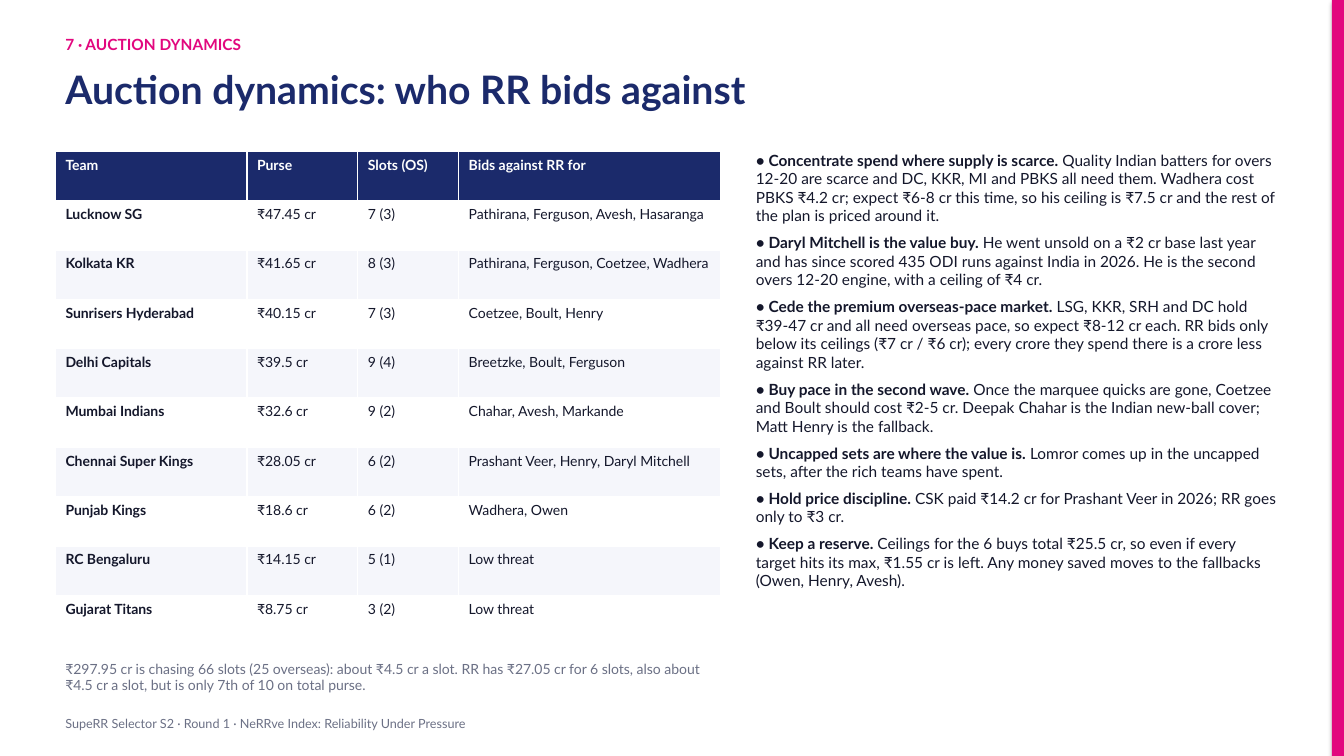
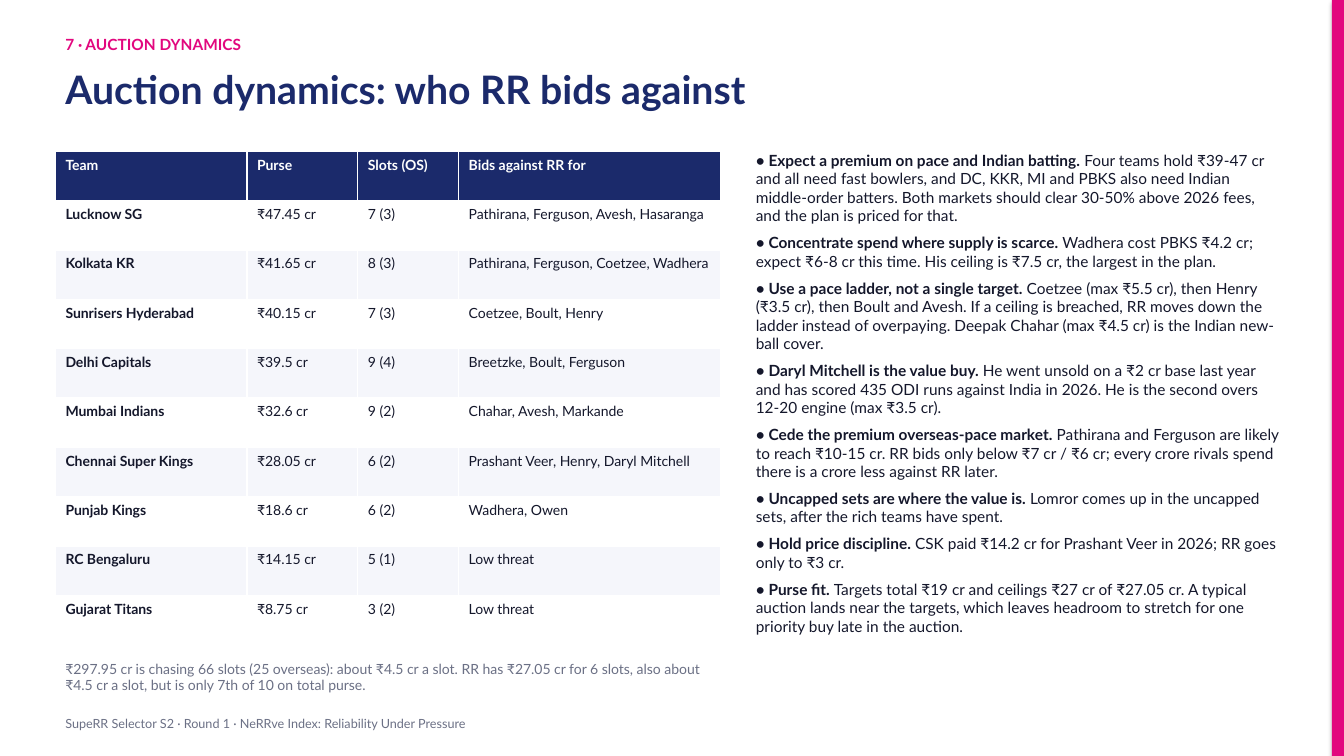
Before and after one commit to KoduruChandrasekhar/RRAuction-, a slide deck: slide 13 of submission/NeRRve_Deck.pptx. Drawn at 1344x756 pixels with LibreOffice and Linux fonts; fonts in the diff are those of the drawing. Boxes give left, top, right and bottom in pixels: in the first picture for what was removed or moved away, otherwise in the second. Text is boxed around its words. In the diff, an @@ line names an element or a change of style, - is before the commit and + after.

```diff
--- a/submission/NeRRve_Deck.pptx
+++ b/submission/NeRRve_Deck.pptx
@@ text at box(756, 154, 1279, 480): text changed @@
-• Concentrate spend where supply is scarce. Quality Indian batters for overs 12-20 are scarce and DC, KKR, MI and PBKS all need them. Wadhera cost PBKS ₹4.2 cr; expect ₹6-8 cr this time, so his ceiling is ₹7.5 cr and the rest of the plan is priced around it.
-• Daryl Mitchell is the value buy. He went unsold on a ₹2 cr base last year and has since scored 435 ODI runs against India in 2026. He is the second overs 12-20 engine, with a ceiling of ₹4 cr.
-• Cede the premium overseas-pace market. LSG, KKR, SRH and DC hold ₹39-47 cr and all need overseas pace, so expect ₹8-12 cr each. RR bids only below its ceilings (₹7 cr / ₹6 cr); every crore they spend there is a crore less against RR later.
-• Buy pace in the second wave. Once the marquee quicks are gone, Coetzee and Boult should cost ₹2-5 cr. Deepak Chahar is the Indian new-ball cover; Matt Henry is the fallback.
+• Expect a premium on pace and Indian batting. Four teams hold ₹39-47 cr and all need fast bowlers, and DC, KKR, MI and PBKS also need Indian middle-order batters. Both markets should clear 30-50% above 2026 fees, and the plan is priced for that.
+• Concentrate spend where supply is scarce. Wadhera cost PBKS ₹4.2 cr; expect ₹6-8 cr this time. His ceiling is ₹7.5 cr, the largest in the plan.
+• Use a pace ladder, not a single target. Coetzee (max ₹5.5 cr), then Henry (₹3.5 cr), then Boult and Avesh. If a ceiling is breached, RR moves down the ladder instead of overpaying. Deepak Chahar (max ₹4.5 cr) is the Indian new-ball cover.
+• Daryl Mitchell is the value buy. He went unsold on a ₹2 cr base last year and has scored 435 ODI runs against India in 2026. He is the second overs 12-20 engine (max ₹3.5 cr).
+• Cede the premium overseas-pace market. Pathirana and Ferguson are likely to reach ₹10-15 cr. RR bids only below ₹7 cr / ₹6 cr; every crore rivals spend there is a crore less against RR later.
@@ text at box(756, 583, 1247, 635): text changed @@
-• Keep a reserve. Ceilings for the 6 buys total ₹25.5 cr, so even if every target hits its max, ₹1.55 cr is left. Any money saved moves to the fallbacks (Owen, Henry, Avesh).
+• Purse fit. Targets total ₹19 cr and ceilings ₹27 cr of ₹27.05 cr. A typical auction lands near the targets, which leaves headroom to stretch for one priority buy late in the auction.
```
Also in this commit, not shown: 7 other slides changed, 7 other files.
